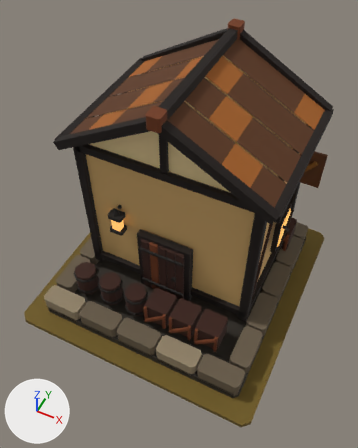
What one commit did to the glTF model art/storehouse_t6/storehouse_t6.glb.
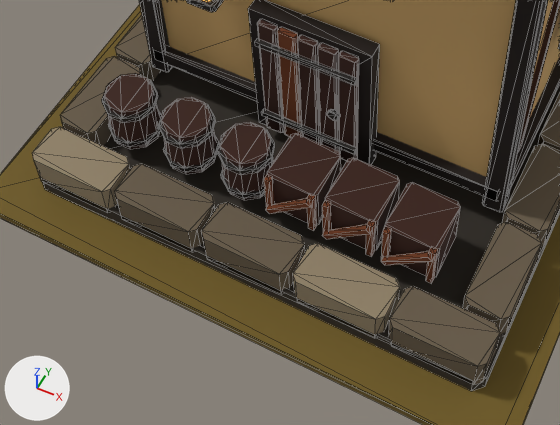
There are two pictures of each version: one whole from a 50 mm camera at (1.32, -2.75, 4.22) aimed at (0.03, -0.17, 1.0), one close up on the part from 8% to 76% of the width and 51% to 92% of the height. The axes (+X, +Y, +Z) are drawn at lower left. The lights are the same throughout. The first two pictures are the older version. The close-ups show mesh edges as thin lines.

In view in the first close-up: 'MMR | storehouse | T06 Architecture.001', 'MMR | storehouse | Tier 06 Ground.001'.
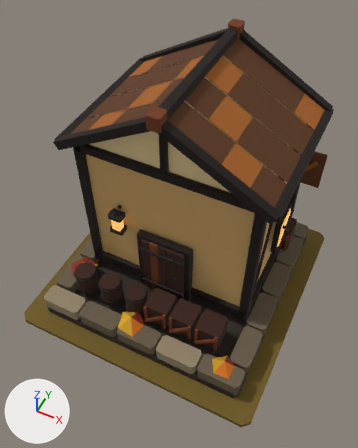
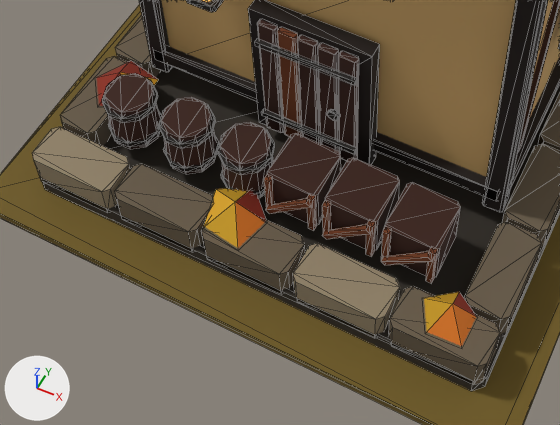
Where the change shows, as pixel boxes [x1, y1, x2, y2] in the close-ups (560 x 425 px):
'MMR | storehouse | T06 Autumn Dressing.001', added: after [97, 61, 476, 346]

The edits, one by one:
Mesh me_mmr___storehouse___t06_autumn_dressing_001 is new.
It has 18 vertices, 15 faces and spans x -0.98..0.89, y -0.98..-0.4, z 0.21..0.32.
It uses material mat_mmr___shared_palette_atlas (picture img_mmr_shared_color_palette_64).
Object 'MMR | storehouse | T06 Autumn Dressing.001' (ob_mmr___storehouse___t06_autumn_dressing_001) is new; it shows me_mmr___storehouse___t06_autumn_dressing_001.
Its location is (0.0, 0.0, 0.05).
